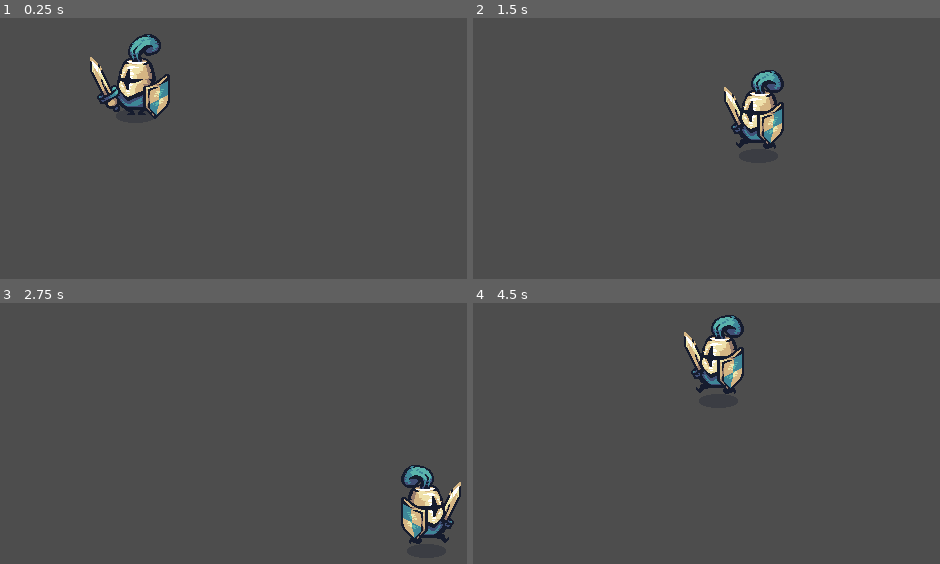
Above: before the commit, frames 1-4 (two rows, left to right).
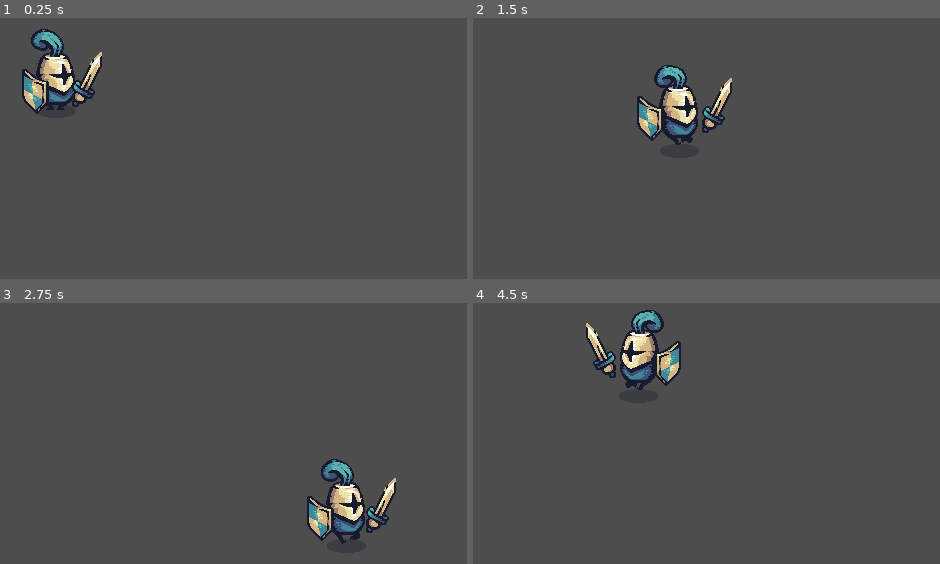
Above: after the commit, the same moments.

Repository: Water-Zephyr/My-First-Game
Game: Godot game, scene res://scenes/player.tscn
Two runs of this game, one before a commit and one after it. Both use one fixed random seed, a clock stepped at 60 frames per second and the inputs below.
Inputs:
- Up to frame 1 (0.25 s): no input
- Up to frame 2 (1.5 s): hold Right (ui_right) 0.53-1.28 s; hold Down (ui_down) from 1.28 s (still down)
- Up to frame 3 (2.75 s): release Down (ui_down) at 2.03 s; hold Right (ui_right) from 2.03 s (still down)
- Up to frame 4 (4.5 s): release Right (ui_right) at 2.78 s; hold Up (ui_up) 2.78-3.53 s; hold Left (ui_left) from 3.53 s (still down)

The runs differ from the first frame. In frame 1, 6.0% of the frame differs, in the area x 4-37%, y 4-39%; in frame 2, 5.8%; in frame 3, 5.8%; in frame 4, 5.9%.

Commit message:
Fixed movement animation

Diff:
--- a/scenes/player.tscn
+++ b/scenes/player.tscn
@@ -101,7 +101,7 @@
 }]
 
 [node name="Player" type="AnimatedSprite2D"]
-position = Vector2(218, 131)
+position = Vector2(138, 126)
 sprite_frames = SubResource("SpriteFrames_v60mw")
 animation = &"idle"
 script = ExtResource("2_cotxq")
--- a/scripts/player.gd
+++ b/scripts/player.gd
@@ -2,17 +2,16 @@
 
 var speed = 200.0
 
-func adjust_animation(direction : Vector2):
-	animation = "idle"
-	flip_h = false
-
-	if abs(direction.x) > 0 or abs(direction.y) > 0:
+func adjust_animation(direction: Vector2):
+	if direction == Vector2.ZERO:
+		animation = "idle"
+	else:
 		animation = "walk"
 
-	if direction.x > 0:
-		pass
-	else:
-		flip_h = true
+		if direction.x > 0:
+			flip_h = false
+		elif direction.x < 0:
+			flip_h = true
 
 	play()
 
